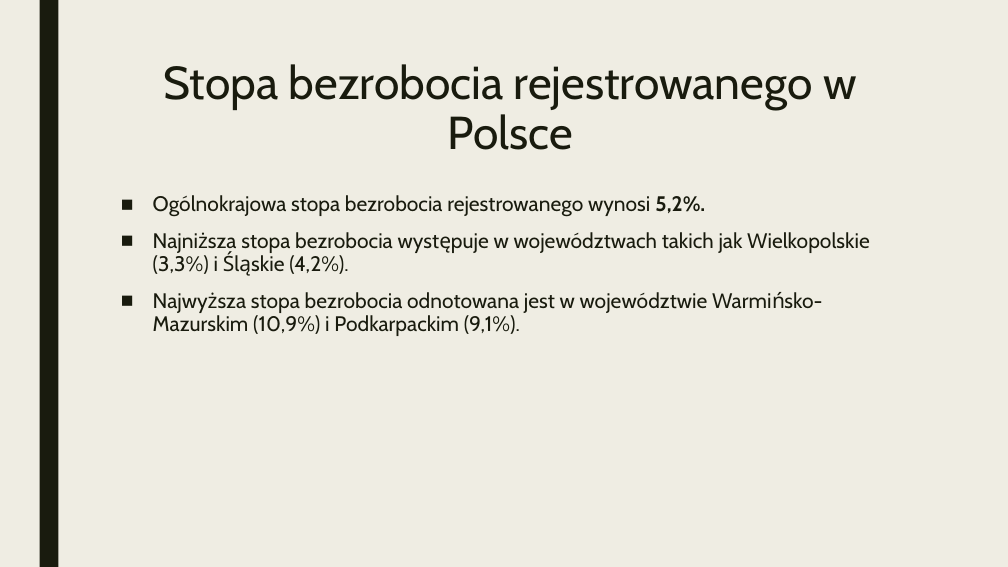
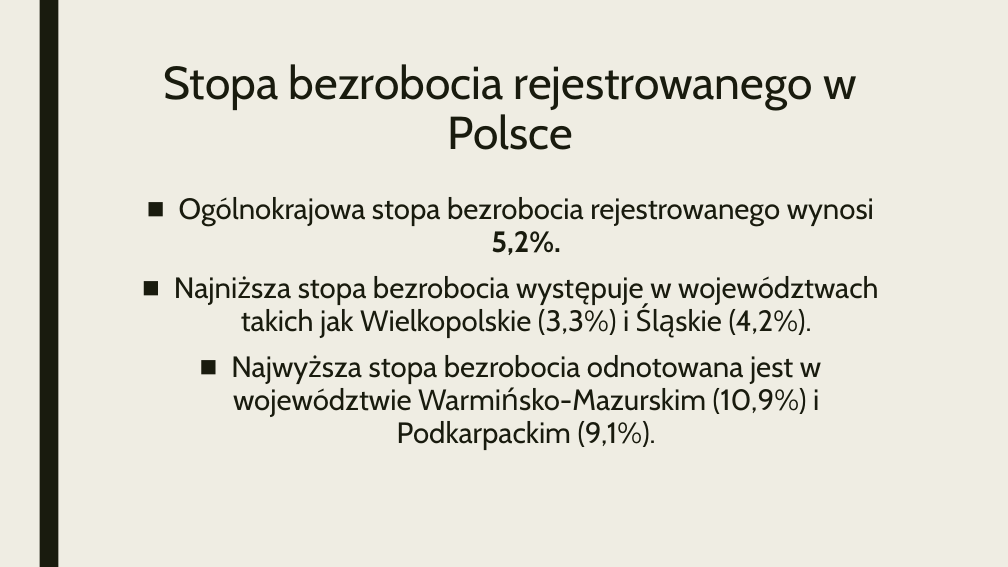
Before and after one commit to mareksigmund/trash, a slide deck: slide 14 of Sytuacja na rynku pracy w Polsce i stan.pptx (slide 12 before the commit). Drawn at 1008x567 pixels with LibreOffice and Linux fonts; fonts in the diff are those of the drawing. Boxes give left, top, right and bottom in pixels: in the first picture for what was removed or moved away, otherwise in the second. Text is boxed around its words. In the diff, an @@ line names an element or a change of style, - is before the commit and + after.

```diff
--- a/Sytuacja na rynku pracy w Polsce i stan.pptx
+++ b/Sytuacja na rynku pracy w Polsce i stan.pptx
@@ text "Ogólnokrajowa stopa bezrobocia rejestrowanego wynosi ..." at [179,197,878,450]: size 20 to 28 pt; alignment left to centre @@
```
Also in this commit, not shown: 16 other slides changed, 4 slides added, 2 slides removed.
